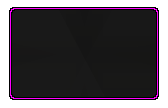
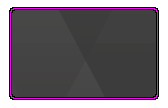
Revision of a layered 168x108 image; what changed, layer by layer:
added layer "graphite_pattern.png copy" (75%) above "graphite_pattern_K.png" over (12, 10, 156, 97)
hid "graphite_pattern_K.png" over (12, 10, 156, 97)
hid "graphite_pattern.png" over (12, 10, 156, 97)